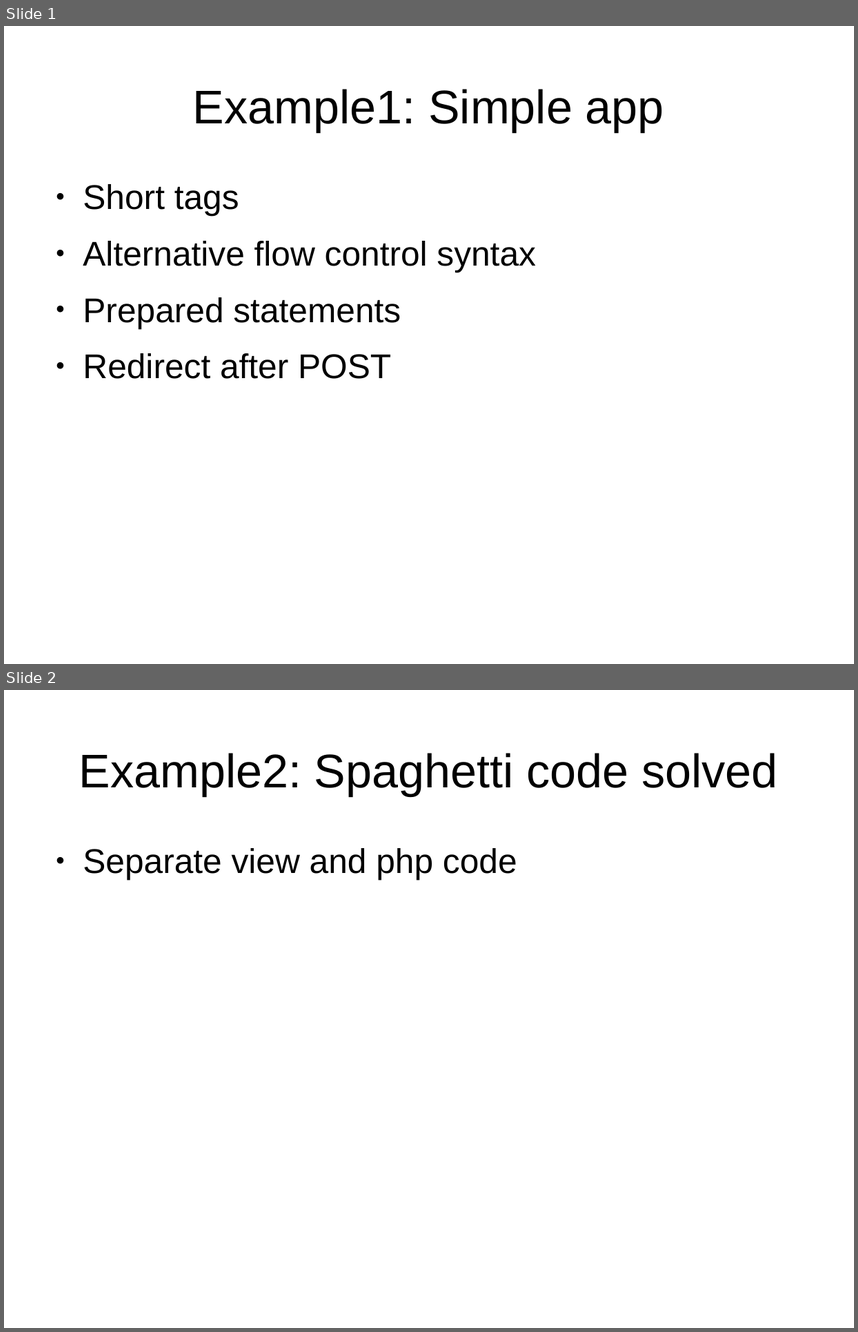
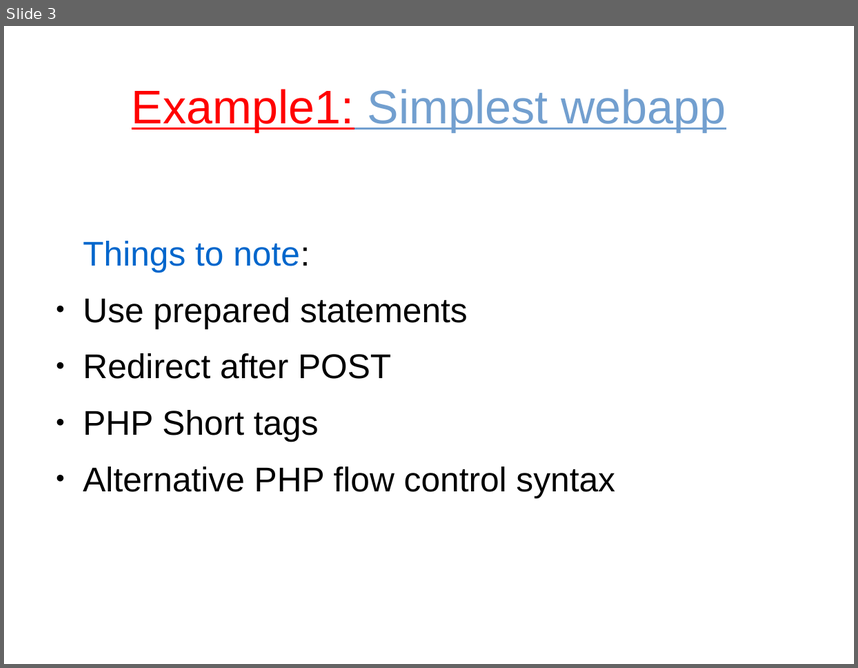
Before and after one commit to tautvilas/frameworks-lecture, a slide deck: doc/presentation.odp. Shown one above the other, each under a label of ours: slides 1 and 2 before the commit, slide 3 after it. The pictures are 858x1332 and 858x668 pixels, drawn with LibreOffice and Linux fonts; fonts in the diff are those of the drawing. Boxes give left, top, right and bottom in pixels: in the first picture for what was removed or moved away, otherwise in the second. Text is boxed around its words. In the diff, an @@ line names an element or a change of style, - is before the commit and + after.

```diff
--- a/doc/presentation.odp
+++ b/doc/presentation.odp
@@ slide 2 removed at bbox=[4, 690, 854, 1328], background #FFFFFF @@
@@ title removed at bbox=[79, 753, 777, 796] @@
-Example2: Spaghetti code solved
@@ text removed at bbox=[83, 848, 517, 880] @@
-● Separate view and php code
@@ what was slide 1 is now slide 3 @@
@@ slide 3 changed as well @@
@@ title at bbox=[132, 89, 726, 132]: text changed; text colour #000000 to #729FCF @@
-Example1: Simple app
+Example1: Simplest webapp
@@ text at bbox=[83, 241, 468, 328]: text changed @@
-● Short tags
-● Alternative flow control syntax
-● Prepared statements
+Things to note:
+● Use prepared statements
@@ text at bbox=[83, 410, 615, 497]: paragraphs added @@
+● PHP Short tags
+● Alternative PHP flow control syntax
```
Also in this commit, not shown: 3 other slides changed, 7 slides added, 3 other slides removed.
